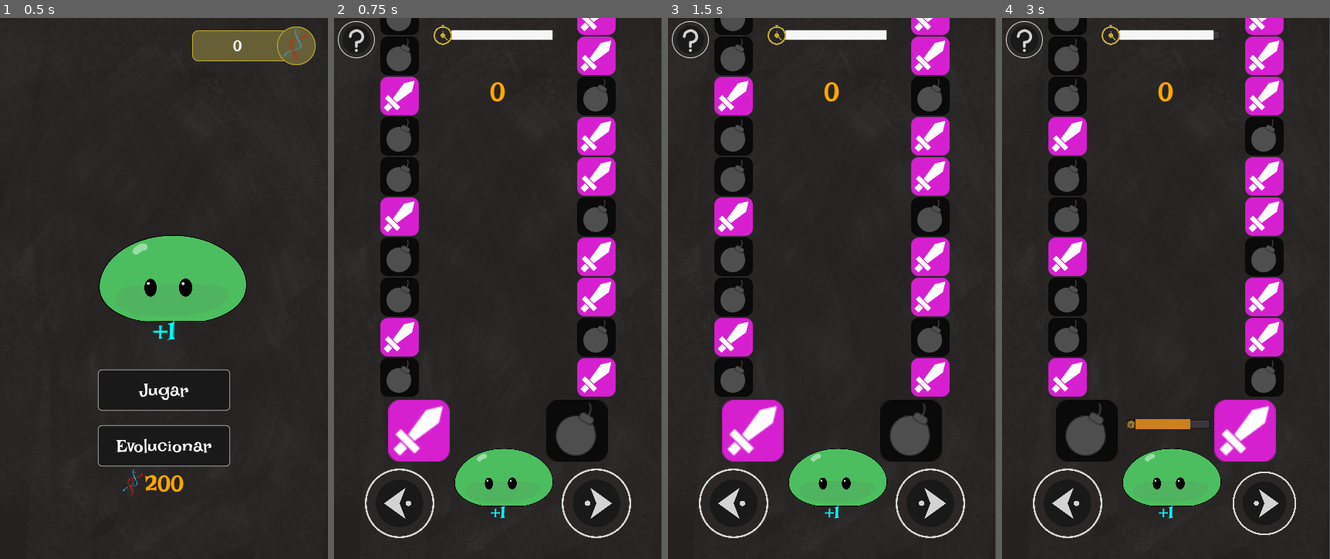
Above: before the commit, frames 1-4 (left to right).
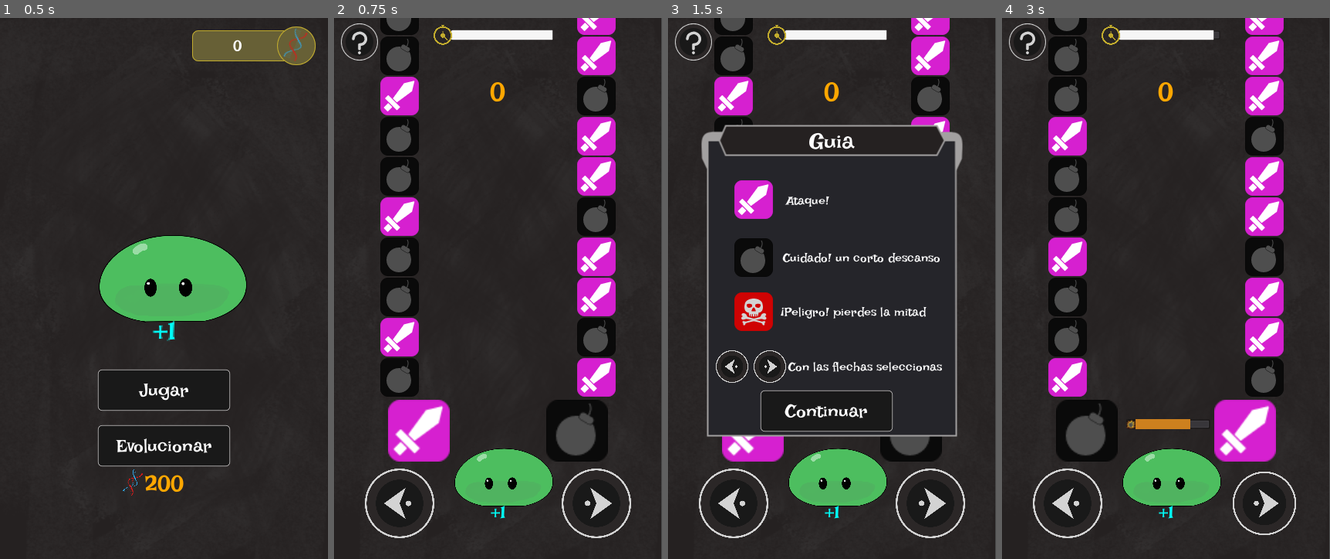
Above: after the commit, the same moments.

Repository: Raizu548/JAM-ChacoDevs
Game: Godot game, scene res://juego/menus/MenuPrincipal.tscn
Two runs of this game, one before a commit and one after it. Both use one fixed random seed, a clock stepped at 60 frames per second and the inputs below. The project has no main scene, so this scene is started directly.
Inputs (mouse positions are in pixels of both pictures, inside the frame that each line leads up to):
- Up to frame 1 (0.5 s): no input
- Up to frame 2 (0.75 s): click "Jugar" at 0.5 s
- Up to frame 3 (1.5 s): click (694, 39) at 1.27 s
- Up to frame 4 (3 s): click (1159, 412) at 2 s, where only the run after the commit has a clickable "Continuar"; tap Enter at 2.75 s; tap Right (flecha_der) at 2.85 s

Frame 1 is identical in both runs. In frame 2, 0.3% of the frame differs, in the area x 1-14%, y 0-8%; in frame 3, 18%, in the area x 1-90%, y 0-78%; in frame 4, 0.3%.

Commit message:
menu guia agreagado

Diff:
--- /dev/null
+++ b/juego/menus/MenuGuia.gd
@@ -0,0 +1,9 @@
+extends Panel
+
+func _ready() -> void:
+	pass
+
+
+func _on_BotonContinuar_pressed() -> void:
+	get_tree().paused = not get_tree().paused
+	visible = false
--- /dev/null
+++ b/juego/menus/MenuGuia.tscn
@@ -0,0 +1,112 @@
+[gd_scene load_steps=11 format=2]
+
+[ext_resource path="res://juego/botones/BotonBase.tscn" type="PackedScene" id=1]
+[ext_resource path="res://recursos/font/IrishGrover-Regular.ttf" type="DynamicFontData" id=2]
+[ext_resource path="res://assents temporal/marco1.png" type="Texture" id=3]
+[ext_resource path="res://juego/botones/boton_flecha.png" type="Texture" id=4]
+[ext_resource path="res://juego/cuadros/calavera_rojo.png" type="Texture" id=5]
+[ext_resource path="res://juego/cuadros/iconoEspadaPequeno.png" type="Texture" id=6]
+[ext_resource path="res://juego/cuadros/iconoBomba.png" type="Texture" id=7]
+[ext_resource path="res://juego/menus/MenuGuia.gd" type="Script" id=8]
+
+[sub_resource type="DynamicFont" id=1]
+size = 30
+font_data = ExtResource( 2 )
+
+[sub_resource type="DynamicFont" id=2]
+font_data = ExtResource( 2 )
+
+[node name="MenuGuia" type="Panel"]
+anchor_right = 1.0
+anchor_bottom = 1.0
+margin_left = 52.0
+margin_top = 159.0
+margin_right = -52.0
+margin_bottom = -159.0
+script = ExtResource( 8 )
+__meta__ = {
+"_edit_horizontal_guides_": [ 471.0, 260.0, 285.0, 335.0, 355.0, 405.0, 430.0 ],
+"_edit_vertical_guides_": [ 111.0 ]
+}
+
+[node name="Marco" type="Sprite" parent="."]
+position = Vector2( 161, 180 )
+texture = ExtResource( 3 )
+
+[node name="SpriteFlecha" type="Sprite" parent="."]
+position = Vector2( 31, 292 )
+scale = Vector2( 0.07, 0.07 )
+texture = ExtResource( 4 )
+
+[node name="SpriteFlecha2" type="Sprite" parent="."]
+position = Vector2( 80, 292 )
+scale = Vector2( 0.07, 0.07 )
+texture = ExtResource( 4 )
+flip_h = true
+
+[node name="LabelGuia" type="Label" parent="."]
+margin_left = 65.0
+margin_top = -18.0
+margin_right = 255.0
+margin_bottom = 17.0
+custom_fonts/font = SubResource( 1 )
+text = "Guia"
+align = 1
+valign = 1
+
+[node name="SpriteEspada" type="Sprite" parent="."]
+position = Vector2( 59, 76 )
+texture = ExtResource( 6 )
+
+[node name="SpriteBomba" type="Sprite" parent="."]
+position = Vector2( 59, 151 )
+texture = ExtResource( 7 )
+
+[node name="SpriteCalavera" type="Sprite" parent="."]
+position = Vector2( 59, 221 )
+texture = ExtResource( 5 )
+
+[node name="BotonContinuar" parent="." instance=ExtResource( 1 )]
+margin_left = 68.0
+margin_top = 323.0
+margin_right = 239.0
+margin_bottom = 376.0
+text = "Continuar"
+
+[node name="Label" type="Label" parent="."]
+margin_left = 101.0
+margin_top = 56.0
+margin_right = 271.0
+margin_bottom = 98.0
+custom_fonts/font = SubResource( 2 )
+text = "Ataque!"
+valign = 1
+
+[node name="Label2" type="Label" parent="."]
+margin_left = 97.0
+margin_top = 130.0
+margin_right = 267.0
+margin_bottom = 172.0
+custom_fonts/font = SubResource( 2 )
+text = "Cuidado! un corto descanso"
+valign = 1
+
+[node name="Label3" type="Label" parent="."]
+margin_left = 94.0
+margin_top = 200.0
+margin_right = 298.0
+margin_bottom = 242.0
+custom_fonts/font = SubResource( 2 )
+text = "¡Peligro! pierdes la mitad"
+valign = 1
+
+[node name="Label4" type="Label" parent="."]
+margin_left = 104.0
+margin_top = 271.0
+margin_right = 308.0
+margin_bottom = 313.0
+custom_fonts/font = SubResource( 2 )
+text = "Con las flechas seleccionas"
+valign = 1
+
+[connection signal="pressed" from="BotonContinuar" to="." method="_on_BotonContinuar_pressed"]
--- a/juego/nivel/Nivel.gd
+++ b/juego/nivel/Nivel.gd
@@ -19,6 +19,7 @@
 onready var barraTiempo = $BarraTiempo
 onready var bombitaTiempo = $BombitaTiempo
 onready var ventanaDerrota = $HUD/VentanaEmergentederrota
+onready var ventanaGuia = $HUD/MenuGuia
 
 var tamano = 1.6
 var puedePulsar = true
@@ -189,3 +190,8 @@
 
 func _on_descongelar() -> void:
 	congelado = false
+
+
+func _on_BotonPregunta_pressed() -> void:
+	ventanaGuia.visible = true
+	get_tree().paused = not get_tree().paused
--- a/juego/nivel/Nivel.tscn
+++ b/juego/nivel/Nivel.tscn
@@ -10,6 +10,7 @@
 [ext_resource path="res://assents temporal/fondo2.png" type="Texture" id=8]
 [ext_resource path="res://assents temporal/botonPregunta.png" type="Texture" id=9]
 [ext_resource path="res://juego/cuadroInformacion/BombitaTiempo.tscn" type="PackedScene" id=10]
+[ext_resource path="res://juego/menus/MenuGuia.tscn" type="PackedScene" id=11]
 
 [node name="Nivel" type="Node2D"]
 script = ExtResource( 2 )
@@ -33,6 +34,9 @@
 [node name="VentanaEmergentederrota" parent="HUD" instance=ExtResource( 7 )]
 visible = false
 menu_principal = "res://juego/menus/MenuPrincipal.tscn"
+
+[node name="MenuGuia" parent="HUD" instance=ExtResource( 11 )]
+visible = false
 
 [node name="BotonIzq" parent="." instance=ExtResource( 1 )]
 position = Vector2( 85, 628 )
@@ -151,9 +155,14 @@
 tiempoAumentado = 0.3
 aumentoVelocidad = 0.1
 
-[node name="BotonPregunta" type="Sprite" parent="."]
-position = Vector2( 29, 28 )
-texture = ExtResource( 9 )
+[node name="BotonPregunta" type="TextureButton" parent="."]
+margin_left = 9.0
+margin_top = 7.0
+margin_right = 57.0
+margin_bottom = 55.0
+texture_normal = ExtResource( 9 )
+texture_pressed = ExtResource( 9 )
+texture_hover = ExtResource( 9 )
 
 [node name="BombitaTiempo" parent="." instance=ExtResource( 10 )]
 position = Vector2( 168, 525 )
@@ -161,3 +170,4 @@
 
 [connection signal="tween_completed" from="TweenDesaparecer" to="." method="_on_TweenDesaparecer_tween_completed"]
 [connection signal="timeout" from="TimerPulsacion" to="." method="_on_TimerPulsacion_timeout"]
+[connection signal="pressed" from="BotonPregunta" to="." method="_on_BotonPregunta_pressed"]
Not shown: 1 places in juego/nivel/Nivel.tscn that only renumber resources
